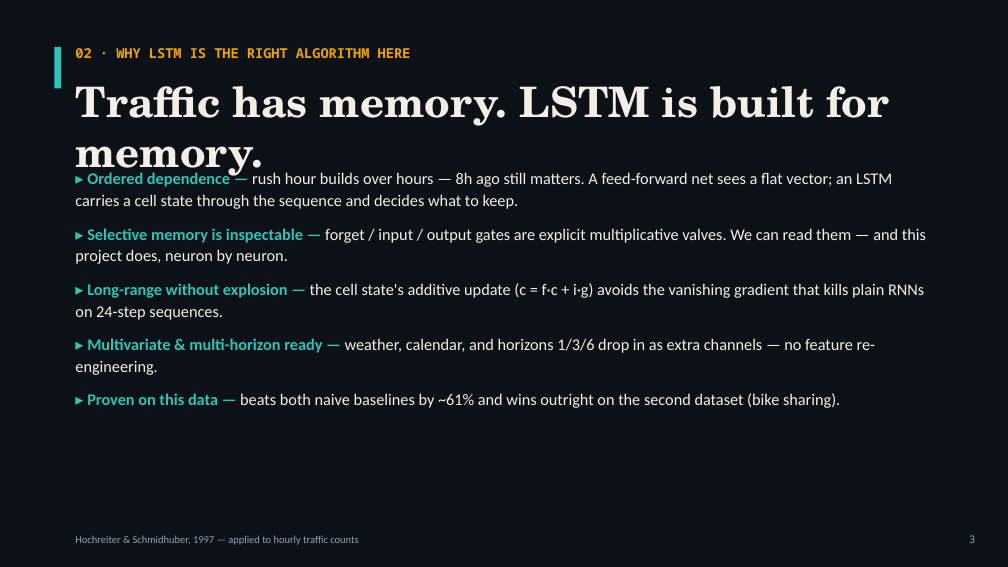
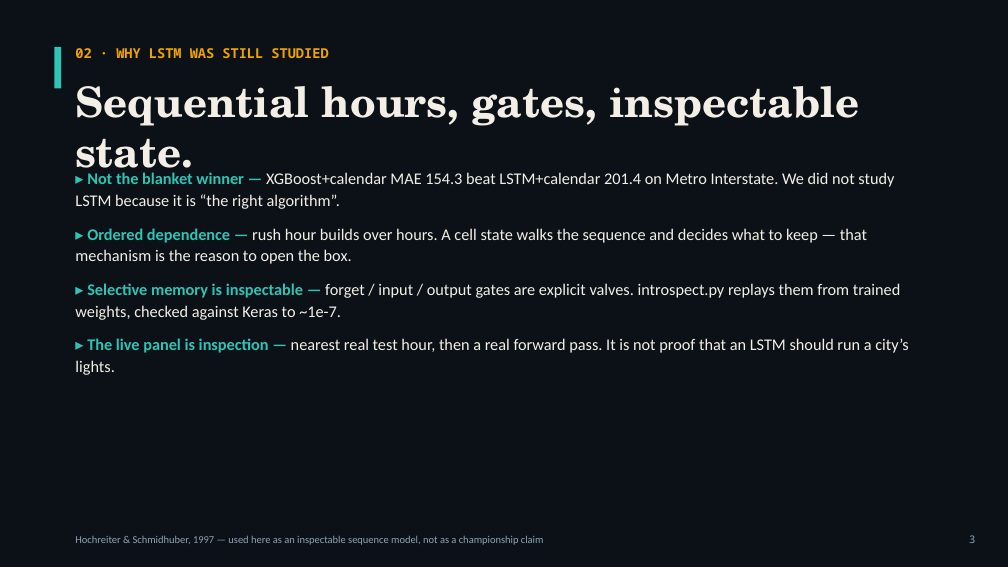
Before and after one commit to GirardRaphael/lstm, a slide deck: slide 3 of presentation/Traffic_LSTM_Presentation.pptx. Drawn at 1008x567 pixels with LibreOffice and Linux fonts; fonts in the diff are those of the drawing. Boxes give left, top, right and bottom in pixels: in the first picture for what was removed or moved away, otherwise in the second. Text is boxed around its words. In the diff, an @@ line names an element or a change of style, - is before the commit and + after.

```diff
--- a/presentation/Traffic_LSTM_Presentation.pptx
+++ b/presentation/Traffic_LSTM_Presentation.pptx
@@ text at (75,48,328,58): text changed @@
-02 · WHY LSTM IS THE RIGHT ALGORITHM HERE
+02 · WHY LSTM WAS STILL STUDIED
@@ text at (75,86,859,182): text changed @@
-Traffic has memory. LSTM is built for memory.
+Sequential hours, gates, inspectable state.
@@ text at (75,172,908,375): text changed @@
-▸ Ordered dependence — rush hour builds over hours — 8h ago still matters. A feed-forward net sees a flat vector; an LSTM carries a cell state through the sequence and decides what to keep.
-▸ Selective memory is inspectable — forget / input / output gates are explicit multiplicative valves. We can read them — and this project does, neuron by neuron.
-▸ Long-range without explosion — the cell state's additive update (c = f·c + i·g) avoids the vanishing gradient that kills plain RNNs on 24-step sequences.
-▸ Multivariate & multi-horizon ready — weather, calendar, and horizons 1/3/6 drop in as extra channels — no feature re-engineering.
-▸ Proven on this data — beats both naive baselines by ~61% and wins outright on the second dataset (bike sharing).
+▸ Not the blanket winner — XGBoost+calendar MAE 154.3 beat LSTM+calendar 201.4 on Metro Interstate. We did not study LSTM because it is “the right algorithm”.
+▸ Ordered dependence — rush hour builds over hours. A cell state walks the sequence and decides what to keep — that mechanism is the reason to open the box.
+▸ Selective memory is inspectable — forget / input / output gates are explicit valves. introspect.py replays them from trained weights, checked against Keras to ~1e-7.
+▸ The live panel is inspection — nearest real test hour, then a real forward pass. It is not proof that an LSTM should run a city’s lights.
@@ text at (75,535,544,545): text changed @@
-Hochreiter & Schmidhuber, 1997 — applied to hourly traffic counts
+Hochreiter & Schmidhuber, 1997 — used here as an inspectable sequence model, not as a championship claim
```
Also in this commit, not shown: 5 other slides changed, 18 other files.
